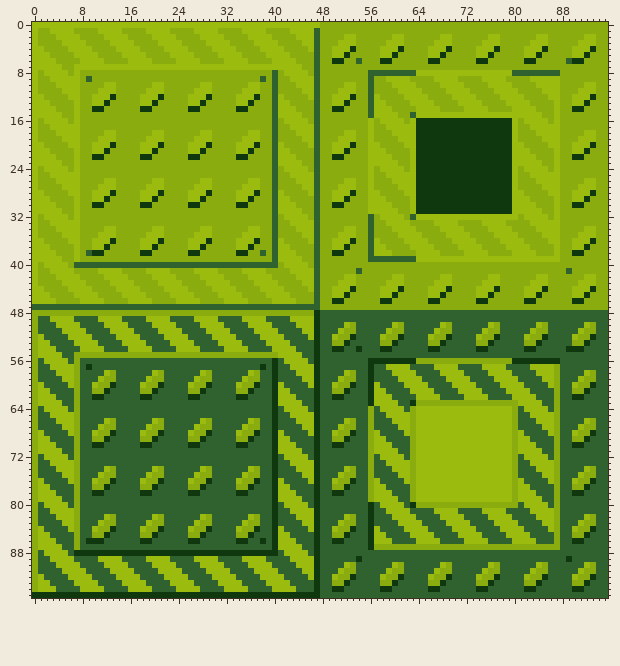
Two versions of one pixel-art file, Assets/Sprites/Raw Tilesets/tileset-w2.aseprite. That is the earlier state.
96x96 pixels, 1 frame.
And afterwards:
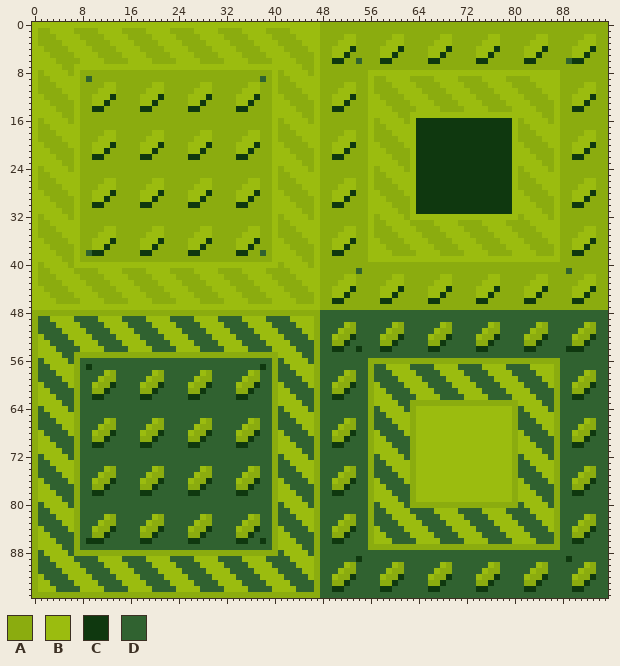
Palette (. is transparent): A #8bac0f  B #9bbc0f  C #0f380f  D #306230
Diff:
Changed rows in their new state; - is an unchanged pixel.
Layer "Layer 5":
first column x 0:
 1 -----------------------------------------------B----------------------------------------
 2 -----------------------------------------------B----------------------------------------
 3 -----------------------------------------------B----------------------------------------
 4 -----------------------------------------------B----------------------------------------
 5 -----------------------------------------------B----------------------------------------
 6 -----------------------------------------------B----------------------------------------
 7 -----------------------------------------------B----------------------------------------
 8 ----------------------------------------B------B--------BBBBBBBB----------------BBBBBBBB
 9 ----------------------------------------B------B--------B-------------------------------
10 ----------------------------------------B------B--------B-------------------------------
11 ----------------------------------------B------B--------B-------------------------------
12 ----------------------------------------B------B--------B-------------------------------
13 ----------------------------------------B------B--------B-------------------------------
14 ----------------------------------------B------B--------B-------------------------------
15 ----------------------------------------B------B--------B------B------------------------
16 ----------------------------------------B------B----------------------------------------
17 ----------------------------------------B------B----------------------------------------
18 ----------------------------------------B------B----------------------------------------
19 ----------------------------------------B------B----------------------------------------
20 ----------------------------------------B------B----------------------------------------
21 ----------------------------------------B------B----------------------------------------
22 ----------------------------------------B------B----------------------------------------
23 ----------------------------------------B------B----------------------------------------
24 ----------------------------------------B------B----------------------------------------
25 ----------------------------------------B------B----------------------------------------
26 ----------------------------------------B------B----------------------------------------
27 ----------------------------------------B------B----------------------------------------
28 ----------------------------------------B------B----------------------------------------
29 ----------------------------------------B------B----------------------------------------
30 ----------------------------------------B------B----------------------------------------
31 ----------------------------------------B------B----------------------------------------
32 ----------------------------------------B------B--------B------B------------------------
33 ----------------------------------------B------B--------B-------------------------------
34 ----------------------------------------B------B--------B-------------------------------
35 ----------------------------------------B------B--------B-------------------------------
36 ----------------------------------------B------B--------B-------------------------------
37 ----------------------------------------B------B--------B-------------------------------
38 ----------------------------------------B------B--------B-------------------------------
39 ----------------------------------------B------B--------BBBBBBBB------------------------
40 -------BBBBBBBBBBBBBBBBBBBBBBBBBBBBBBBBBB------B----------------------------------------
41 -----------------------------------------------B----------------------------------------
42 -----------------------------------------------B----------------------------------------
43 -----------------------------------------------B----------------------------------------
44 -----------------------------------------------B----------------------------------------
45 -----------------------------------------------B----------------------------------------
46 -----------------------------------------------B----------------------------------------
47 BBBBBBBBBBBBBBBBBBBBBBBBBBBBBBBBBBBBBBBBBBBBBBBB----------------------------------------
48 -----------------------------------------------A----------------------------------------
49 -----------------------------------------------A----------------------------------------
50 -----------------------------------------------A----------------------------------------
51 -----------------------------------------------A----------------------------------------
52 -----------------------------------------------A----------------------------------------
53 -----------------------------------------------A----------------------------------------
54 -----------------------------------------------A----------------------------------------
55 -----------------------------------------------A----------------------------------------
56 ----------------------------------------A------A--------AAAAAAAA----------------AAAAAAAA
57 ----------------------------------------A------A--------A-------------------------------
58 ----------------------------------------A------A--------A-------------------------------
59 ----------------------------------------A------A--------A-------------------------------
60 ----------------------------------------A------A--------A-------------------------------
61 ----------------------------------------A------A--------A-------------------------------
62 ----------------------------------------A------A--------A-------------------------------
63 ----------------------------------------A------A--------A------A------------------------
64 ----------------------------------------A------A----------------------------------------
65 ----------------------------------------A------A----------------------------------------
66 ----------------------------------------A------A----------------------------------------
67 ----------------------------------------A------A----------------------------------------
68 ----------------------------------------A------A----------------------------------------
69 ----------------------------------------A------A----------------------------------------
70 ----------------------------------------A------A----------------------------------------
71 ----------------------------------------A------A----------------------------------------
72 ----------------------------------------A------A----------------------------------------
73 ----------------------------------------A------A----------------------------------------
74 ----------------------------------------A------A----------------------------------------
75 ----------------------------------------A------A----------------------------------------
76 ----------------------------------------A------A----------------------------------------
77 ----------------------------------------A------A----------------------------------------
78 ----------------------------------------A------A----------------------------------------
79 ----------------------------------------A------A----------------------------------------
80 ----------------------------------------A------A--------A------A------------------------
81 ----------------------------------------A------A--------A-------------------------------
82 ----------------------------------------A------A--------A-------------------------------
83 ----------------------------------------A------A--------A-------------------------------
84 ----------------------------------------A------A--------A-------------------------------
85 ----------------------------------------A------A--------A-------------------------------
86 ----------------------------------------A------A--------A-------------------------------
87 ----------------------------------------A------A--------A-------------------------------
88 -------AAAAAAAAAAAAAAAAAAAAAAAAAAAAAAAAAA------A----------------------------------------
89 -----------------------------------------------A----------------------------------------
90 -----------------------------------------------A----------------------------------------
91 -----------------------------------------------A----------------------------------------
92 -----------------------------------------------A----------------------------------------
93 -----------------------------------------------A----------------------------------------
94 -----------------------------------------------A----------------------------------------
95 AAAAAAAAAAAAAAAAAAAAAAAAAAAAAAAAAAAAAAAAAAAAAAAA----------------------------------------
Changed places in both pictures, as pixel boxes (x1, y1, x2, y2):
changed: (32, 28, 320, 598)
changed: (368, 70, 416, 118)
changed: (512, 70, 560, 76)
changed: (368, 214, 416, 262)
changed: (368, 358, 416, 406)
changed: (512, 358, 560, 364)
changed: (368, 502, 374, 550)
changed: (410, 502, 416, 508)
